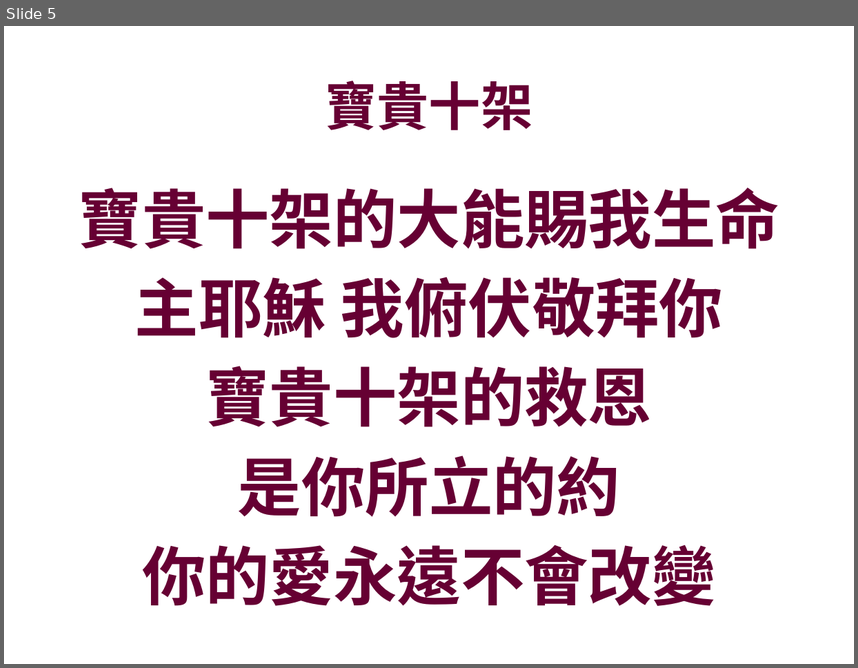
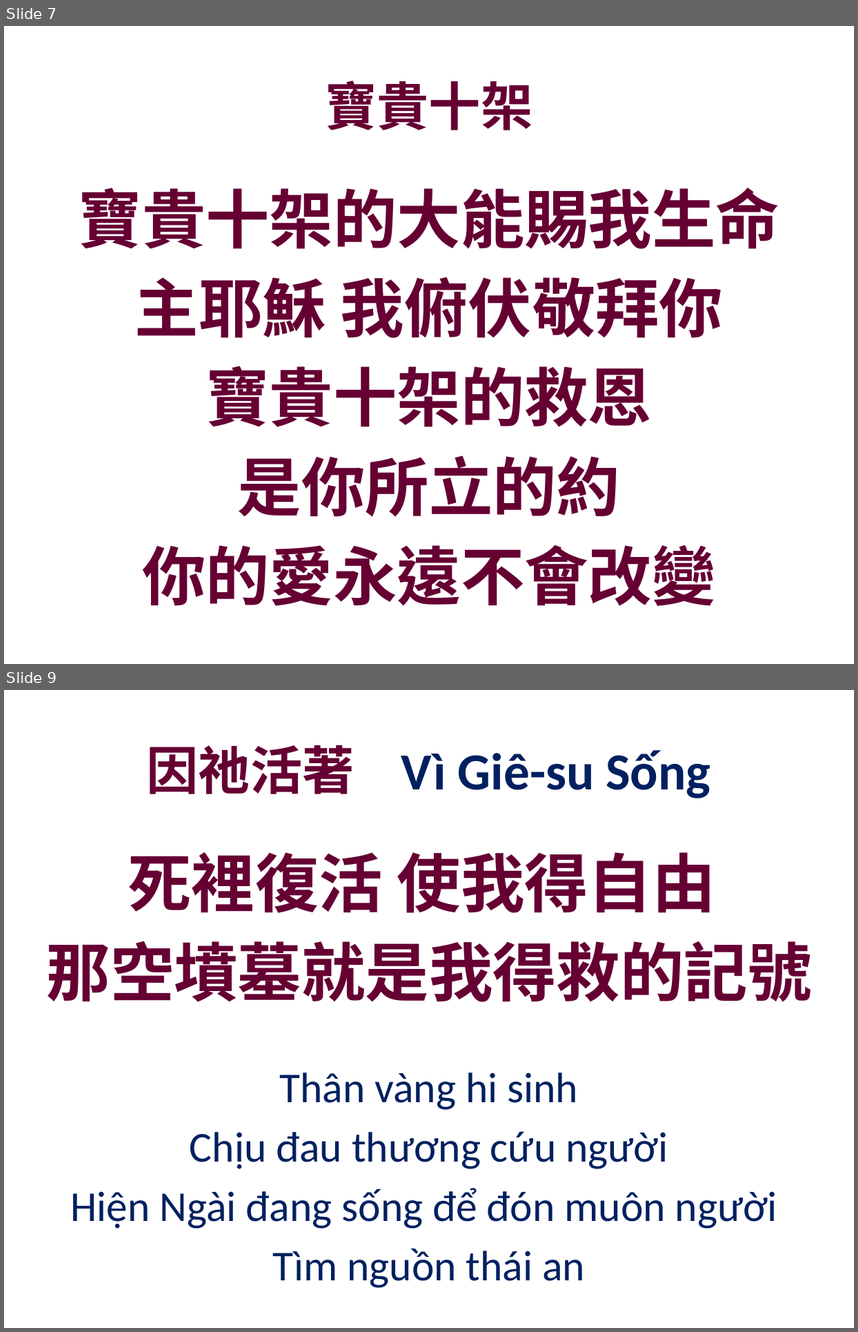
Before and after one commit to batisuoc/bible-school, a slide deck: 2019/4月.pptx. Shown one above the other, each under a label of ours: slide 5 before the commit, slides 7 and 9 after it; the slides between them are not shown. The pictures are 858x668 and 858x1332 pixels, drawn with LibreOffice and Linux fonts; fonts in the diff are those of the drawing; background and template pictures are left out. Boxes give left, top, right and bottom in pixels: in the first picture for what was removed or moved away, otherwise in the second. Text is boxed around its words. In the diff, an @@ line names an element or a change of style, - is before the commit and + after.

```diff
--- a/2019/4月.pptx
+++ b/2019/4月.pptx
@@ slide 9 added at (x1=4, y1=690, x2=854, y2=1328), background picture (left out) @@
@@ title added at (x1=147, y1=745, x2=711, y2=798), 44 pt, text #002060, bold @@
+因祂活著 Vì Giê-su Sống
@@ text added at (x1=47, y1=852, x2=812, y2=1002), 54 pt, text #660033, bold @@
+死裡復活 使我得自由
+那空墳墓就是我得救的記號
@@ text added at (x1=70, y1=1072, x2=777, y2=1288), 36 pt, text #002060 @@
+Thân vàng hi sinh
+Chịu đau thương cứu người
+Hiện Ngài đang sống để đón muôn người
+Tìm nguồn thái an
@@ what was slide 5 is now slide 7 @@
```
Also in this commit, not shown: 5 other slides added, 1 other file.
